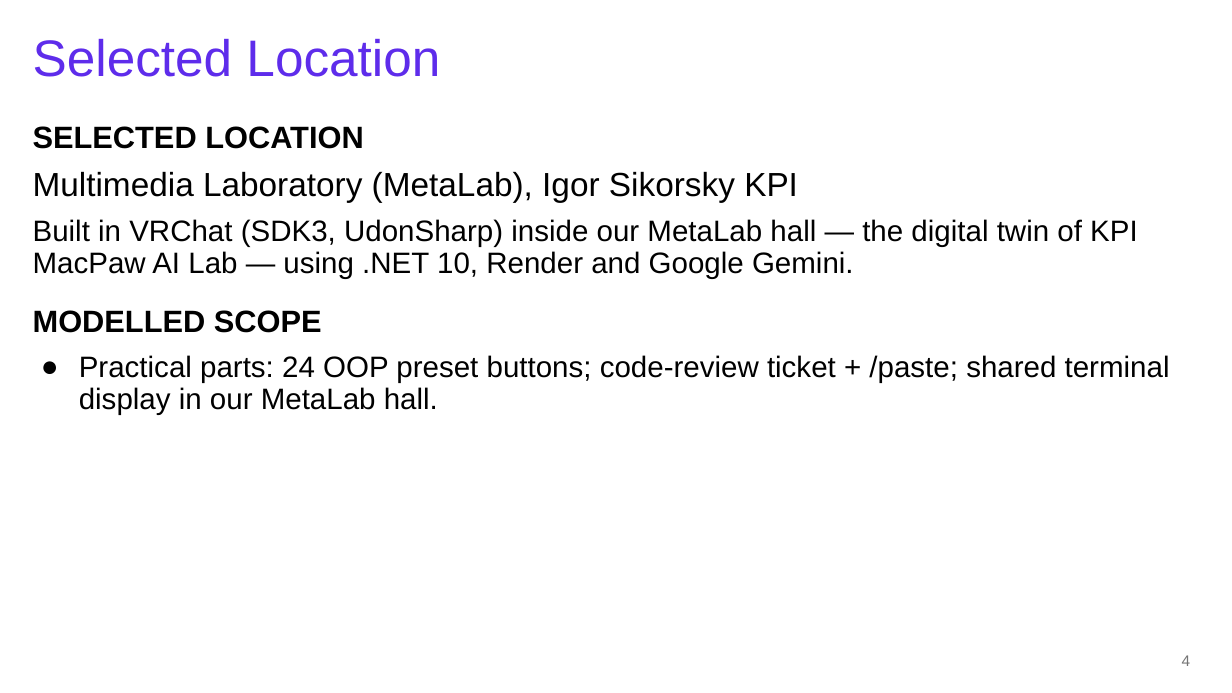
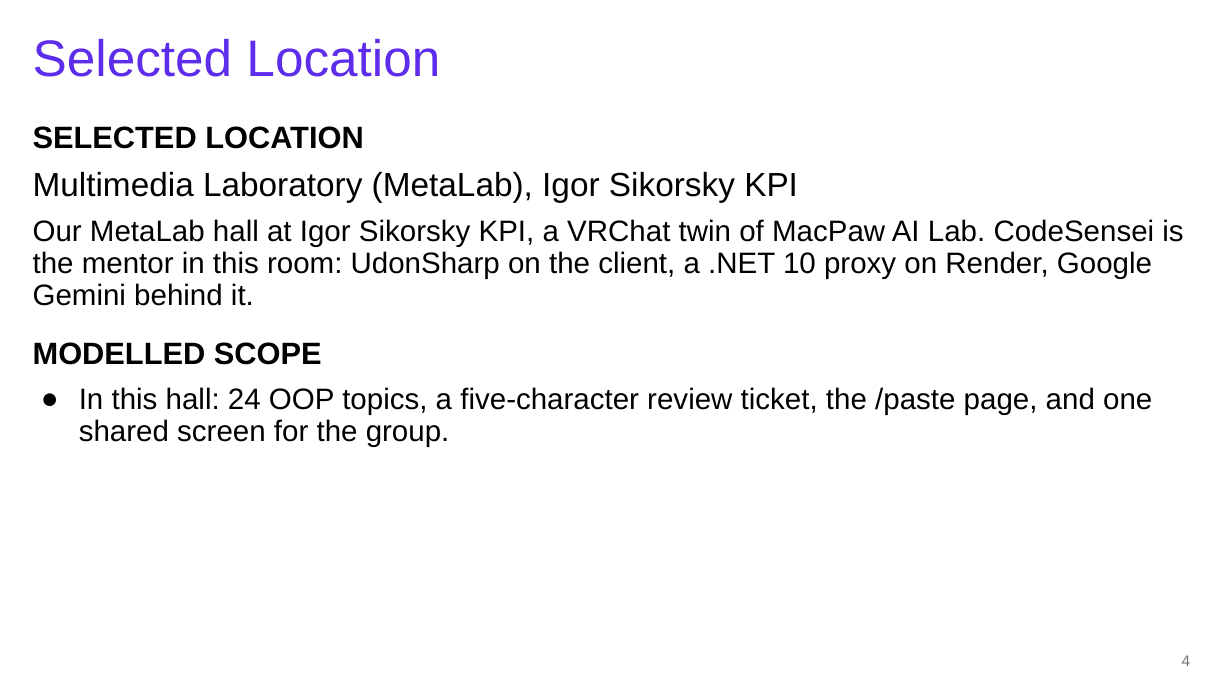
Before and after one commit to mamenkomarkus-creator/CodeSensei, a slide deck: slide 4 of presentation-materials/CodeSensei-NEXT-presentation.pptx. Drawn at 1232x693 pixels with LibreOffice and Linux fonts; fonts in the diff are those of the drawing; background and template pictures are left out. Boxes give left, top, right and bottom in pixels: in the first picture for what was removed or moved away, otherwise in the second. Text is boxed around its words. In the diff, an @@ line names an element or a change of style, - is before the commit and + after.

```diff
--- a/presentation-materials/CodeSensei-NEXT-presentation.pptx
+++ b/presentation-materials/CodeSensei-NEXT-presentation.pptx
@@ text at [33,219,1183,306]: text changed @@
-Built in VRChat (SDK3, UdonSharp) inside our MetaLab hall — the digital twin of KPI MacPaw AI Lab — using .NET 10, Render and Google Gemini.
+Our MetaLab hall at Igor Sikorsky KPI, a VRChat twin of MacPaw AI Lab. CodeSensei is the mentor in this room: UdonSharp on the client, a .NET 10 proxy on Render, Google Gemini behind it.
@@ text at [79,387,1152,446]: text changed @@
-● Practical parts: 24 OOP preset buttons; code-review ticket + /paste; shared terminal display in our MetaLab hall.
+● In this hall: 24 OOP topics, a five-character review ticket, the /paste page, and one shared screen for the group.
```
Also in this commit, not shown: 4 other slides changed, 3 other files.
